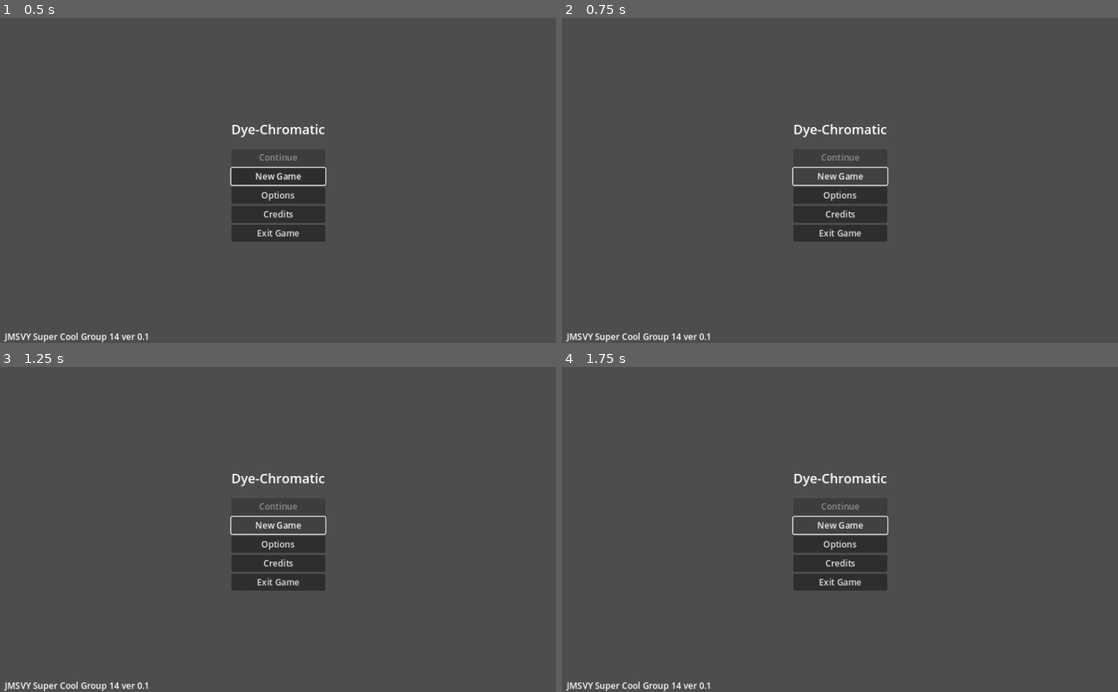
Above: before the commit, frames 1-4 (two rows, left to right).
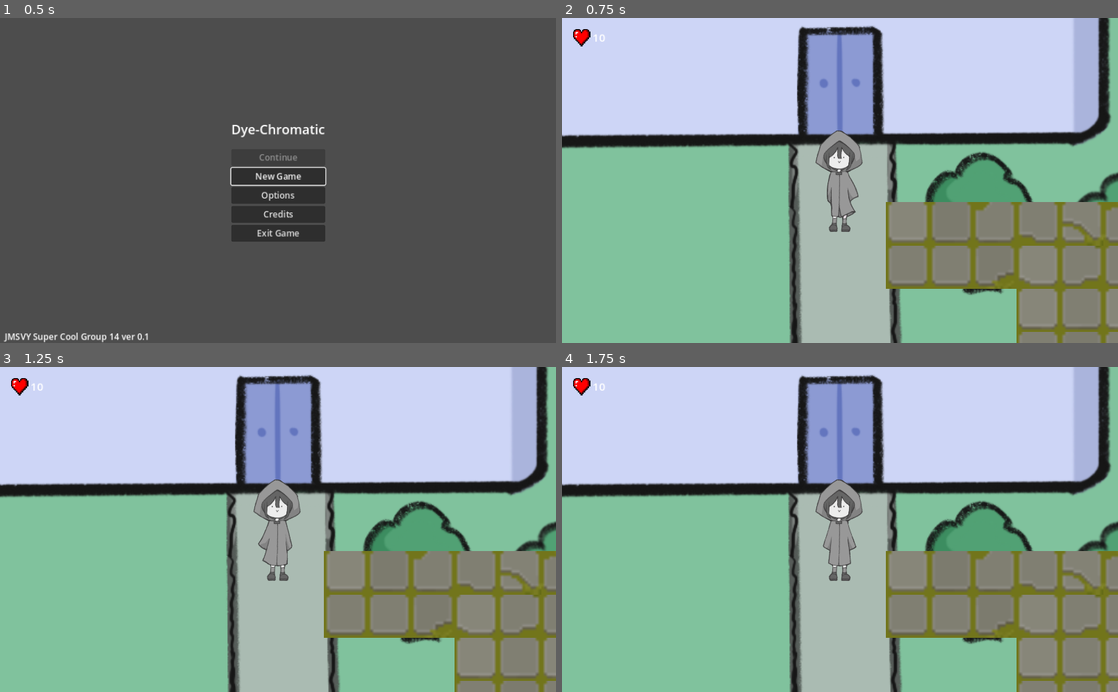
Above: after the commit, the same moments.

Repository: JMSVY-Super-Cool-Group-14/Dye-Chromatic
Game: Godot game, scene res://scenes/ui/main.tscn
The game is run twice, just before and just after one commit, with the same random seed, the same clock (stepped at 60 frames per second) and the same inputs.
Inputs (mouse positions are in pixels of both pictures, inside the frame that each line leads up to):
- Up to frame 1 (0.5 s): no input
- Up to frame 2 (0.75 s): click "New Game" at 0.5 s
- Up to frame 3 (1.25 s): no input
- Up to frame 4 (1.75 s): click (840, 526) at 1.25 s, where only the run before the commit has a clickable "New Game"

Frame 1 is identical in both runs. In frame 2, 98% of the frame differs, in the area x 0-100%, y 0-100%; in frame 3, 98%; in frame 4, 98%.

Commit message:
Update game.tscn
Fixes

Diff:
--- a/src/scenes/game.tscn
+++ b/src/scenes/game.tscn
@@ -1,29 +1,17 @@
-
-[gd_scene load_steps=14 format=3 uid="uid://cdbtgk1s6v0xp"]
-
-[ext_resource type="Texture2D" uid="uid://dlg5c7ybm1kpe" path="res://assets/legacy/Pixel Art Top Down - Basic/Texture/TX Tileset Grass.png" id="1_ihwfy"]
-
-[gd_scene load_steps=17 format=3 uid="uid://cdbtgk1s6v0xp"]
-
-[ext_resource type="Texture2D" uid="uid://5a35ndni53nl" path="res://assets/legacy/Pixel Art Top Down - Basic/Texture/TX Tileset Grass.png" id="1_ihwfy"]
-
+[gd_scene load_steps=18 format=3 uid="uid://cdbtgk1s6v0xp"]
+
+[ext_resource type="Texture2D" uid="uid://7m8tkhwvu8b3" path="res://assets/legacy/Pixel Art Top Down - Basic/Texture/TX Tileset Grass.png" id="1_ihwfy"]
 [ext_resource type="Script" path="res://scripts/StateMachine/GameFSM.gd" id="2_1y0vn"]
 [ext_resource type="PackedScene" uid="uid://cudnkh4q0wqm2" path="res://scenes/Slime.tscn" id="2_h5rq2"]
 [ext_resource type="PackedScene" uid="uid://b8sokesd0rypv" path="res://scenes/player.tscn" id="2_mpbna"]
 [ext_resource type="Script" path="res://scripts/StateMachine/States/gameState.gd" id="3_6d48n"]
 [ext_resource type="Script" path="res://scripts/StateMachine/States/pauseState.gd" id="3_h2nxd"]
 [ext_resource type="Script" path="res://scripts/StateMachine/States/overState.gd" id="4_v8r73"]
-music
-[ext_resource type="Texture2D" uid="uid://clvegswixqx61" path="res://assets/levels/hub.png" id="4_yusat"]
-[ext_resource type="PackedScene" path="res://scenes/ui/pause.tscn" id="5_kufwq"]
-[ext_resource type="Texture2D" uid="uid://bx038iua10hgi" path="res://assets/legacy/heart32.png" id="6_iepwv"]
-[ext_resource type="AudioStream" uid="uid://dwl27j2i1pnt0" path="res://assets/audio/Music/Project.wav" id="11_pvxyw"]
-
-[ext_resource type="Texture2D" uid="uid://d3dfyfrpo5d3h" path="res://assets/levels/hub.png" id="4_yusat"]
+[ext_resource type="Texture2D" uid="uid://dak3ear334dhd" path="res://assets/levels/hub.png" id="4_yusat"]
 [ext_resource type="PackedScene" uid="uid://b4ingjm58w0lb" path="res://scenes/ui/pause.tscn" id="5_kufwq"]
-[ext_resource type="Texture2D" uid="uid://c8kmpy6326r4d" path="res://assets/legacy/heart32.png" id="6_iepwv"]
-[ext_resource type="Texture2D" uid="uid://b7yyskydh381y" path="res://assets/legacy/Pixel Art Top Down - Basic/Texture/TX Tileset Stone Ground.png" id="11_qqcxc"]
-
+[ext_resource type="Texture2D" uid="uid://bwg0f5q6f7lnq" path="res://assets/legacy/heart32.png" id="6_iepwv"]
+[ext_resource type="Texture2D" uid="uid://b48vcxq7c0xds" path="res://assets/legacy/Pixel Art Top Down - Basic/Texture/TX Tileset Stone Ground.png" id="11_qqcxc"]
+[ext_resource type="AudioStream" uid="uid://bur844ytmu4ig" path="res://assets/audio/Music/Project.wav" id="12_aedne"]
 
 [sub_resource type="TileSetAtlasSource" id="TileSetAtlasSource_2dm3c"]
 texture = ExtResource("1_ihwfy")
@@ -672,12 +660,6 @@
 position = Vector2(461.8, 445.6)
 scale = Vector2(1, 1)
 
- music
-[node name="AudioStreamPlayer" type="AudioStreamPlayer" parent="."]
-stream = ExtResource("11_pvxyw")
-volume_db = -25.766
-autoplay = true
-=======
 [node name="Slime8" parent="." instance=ExtResource("2_h5rq2")]
 position = Vector2(439.3, 471.7)
 scale = Vector2(1, 1)
@@ -853,4 +835,9 @@
 [node name="enemies" type="Node2D" parent="."]
 position = Vector2(469, -108)
 scale = Vector2(0.3, 0.3)
- main
+
+[node name="AudioStreamPlayer2D" type="AudioStreamPlayer2D" parent="."]
+stream = ExtResource("12_aedne")
+volume_db = -10.0
+autoplay = true
+bus = &"Music"
